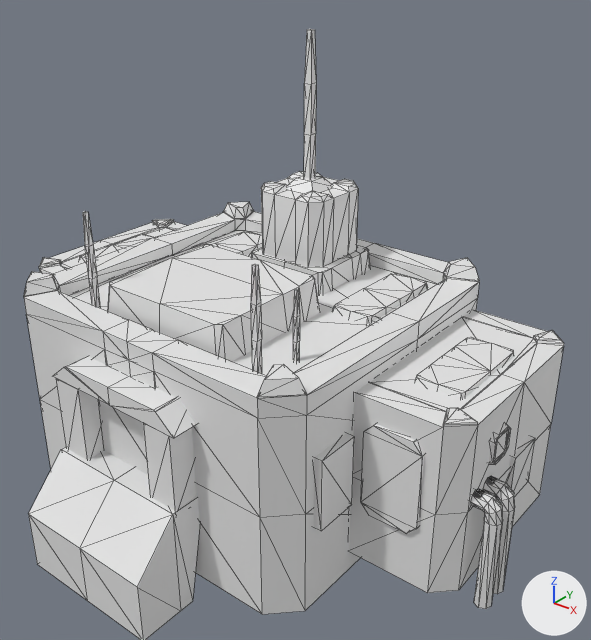
The COLLADA model art/meshes/structural/common_mars/cc.dae as it was, and as the next commit left it.
Before and after are seen from a 50 mm lens placed at (34.8, -39.1, 32.2), pointed at (3.8, -0.3, 8.1). The axes (+X, +Y, +Z) are drawn at lower right. The lights are the same throughout. The first picture is the older version. Mesh edges are drawn as thin lines. Where no turn or scale is listed for an object, it has been applied to the vertices. Vertices at exactly the same position are counted once.

Script lines for the objects in view, before the commit:
```python
me_cubo_001 = bpy.data.meshes.new('Cubo.001')
me_cubo_001.from_pydata(...)  # 1350 vertices, 2228 faces; spans x -19.5..21.0, y -16.7..13.1, z -6.7..25.8
me_cubo_001.materials.append(mat_material_001)  # white #e7e7e7
# before: 91 (2.2, -11.6, 9.8) at pixel (151, 352), 133 (0.0, -11.6, 8.5) at pixel (128, 360), 134 (2.2, -11.6, 8.5) at pixel (153, 371), 138 (2.2, -11.2, 8.5), 156 (-2.2, -11.6, 9.8) at pixel (102, 331)
# before: 198 (-2.2, -11.6, 8.5) at pixel (104, 349), 200 (-2.2, -11.2, 8.5), 207 (0.0, -11.6, 7.4) at pixel (130, 376), 208 (2.2, -11.6, 7.4) at pixel (155, 388), 209 (-2.2, -11.6, 7.4) at pixel (106, 365)
ob_cc = bpy.data.objects.new('cc', me_cubo_001)
ob_cc.location = (0.0, 0.0, 0.0)
```
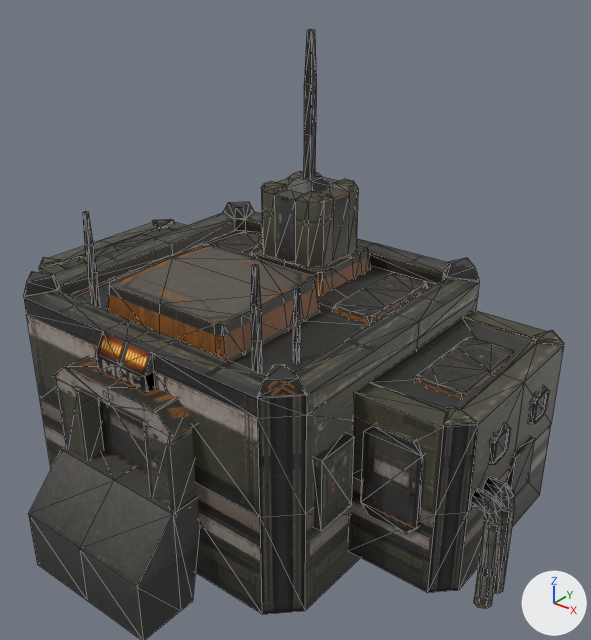
Boxes (x1, y1, x2, y2) around the edits, measured in the pictures (591 x 640 px):
part 1 of me_cubo_001, added
    after: (529, 386, 549, 424)
part 2 of me_cubo_001, built on
    before: (103, 332, 155, 387)
    after: (96, 332, 155, 392)
part 3 of me_cubo_001, surface changed
    both: (65, 332, 515, 609)
part 4 of me_cubo_001, recoloured (white to grey)
    both: (24, 29, 564, 640)

The change, as a diff of the scene's bpy script:
```diff
--- a/art/meshes/structural/common_mars/cc.dae.py
+++ b/art/meshes/structural/common_mars/cc.dae.py
@@ img_mcc_struct_png @@
+img_mcc_struct_png = load_image('mcc_struct.png', '../../../textures/skins/structural/mcc_struct.png', 2048, 2048, 'sRGB')
@@ mat_material_003 @@
+mat_material_003 = principled_material('Material.003')
+mat_material_003.texture = img_mcc_struct_png
@@ me_cubo_001 @@
 # used by ob_cc; location = (0.0, 0.0, 0.0)
 # verts and faces of me_cubo_001; kept vertices keep their numbers, new ones are numbered from 1350
-me_cubo_001.from_pydata(...)  # 1350 vertices, 2228 faces; spans x -19.5..21.0, y -16.7..13.1, z -6.7..25.8
+me_cubo_001.from_pydata(...)  # 1378 vertices, 2282 faces; spans x -19.5..21.0, y -16.7..13.1, z -6.7..25.8
+# me_cubo_001 part 1: the loose piece of 28 vertices spanning x 19.1..19.4, y -1.8..0.4, z 3.8..6.0 is copied, and the copy is moved by (0.0, 5.5, 0.0), in mat_material_003 (picture img_mcc_struct_png); it spans x 19.1..19.4, y 3.7..5.9, z 3.8..6.0
+# me_cubo_001 part 2
+for i in [133, 134, 198, 207, 208, 209]: verts[i] += (0.0, -0.6, 0.0)
+faces += [(91, 134, 138), (156, 198, 200)]
+# me_cubo_001 part 3: 784 kept faces spanning x -17.3..21.0, y -13.3..13.1, z -4.7..9.8 get new texture (UV) coordinates
+# me_cubo_001 part 4: 2228 faces spanning x -19.5..21.0, y -16.7..13.1, z -6.7..25.8 switch from mat_material_001 (white #e7e7e7) to mat_material_003 (picture img_mcc_struct_png)
```
